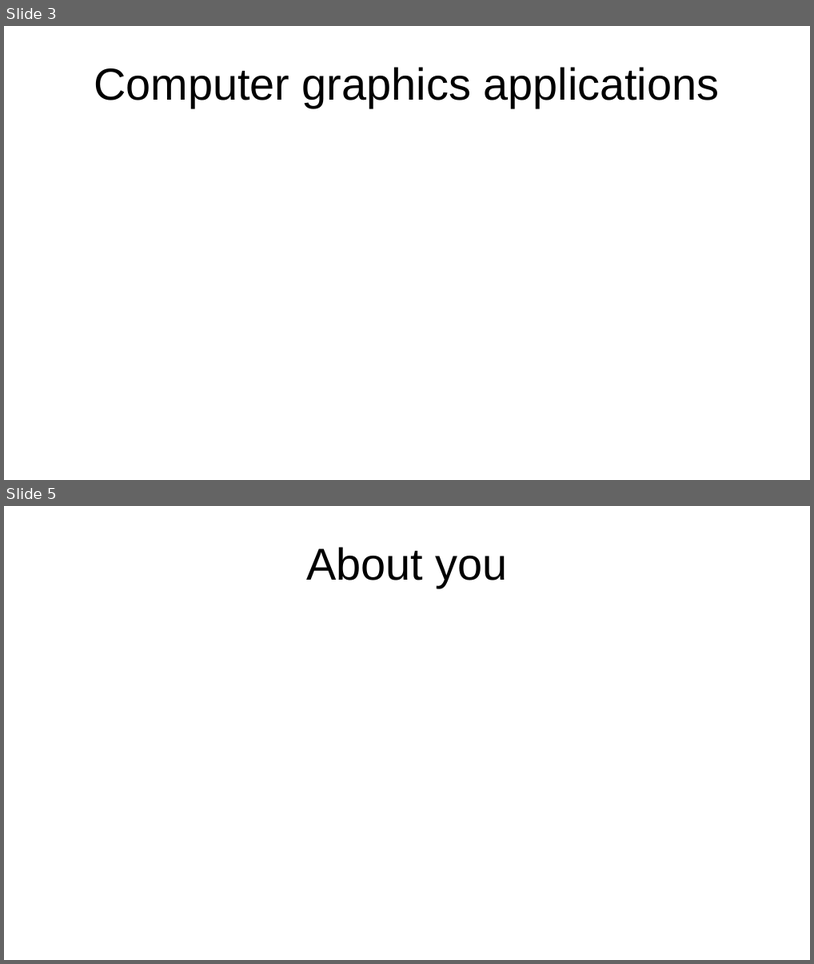
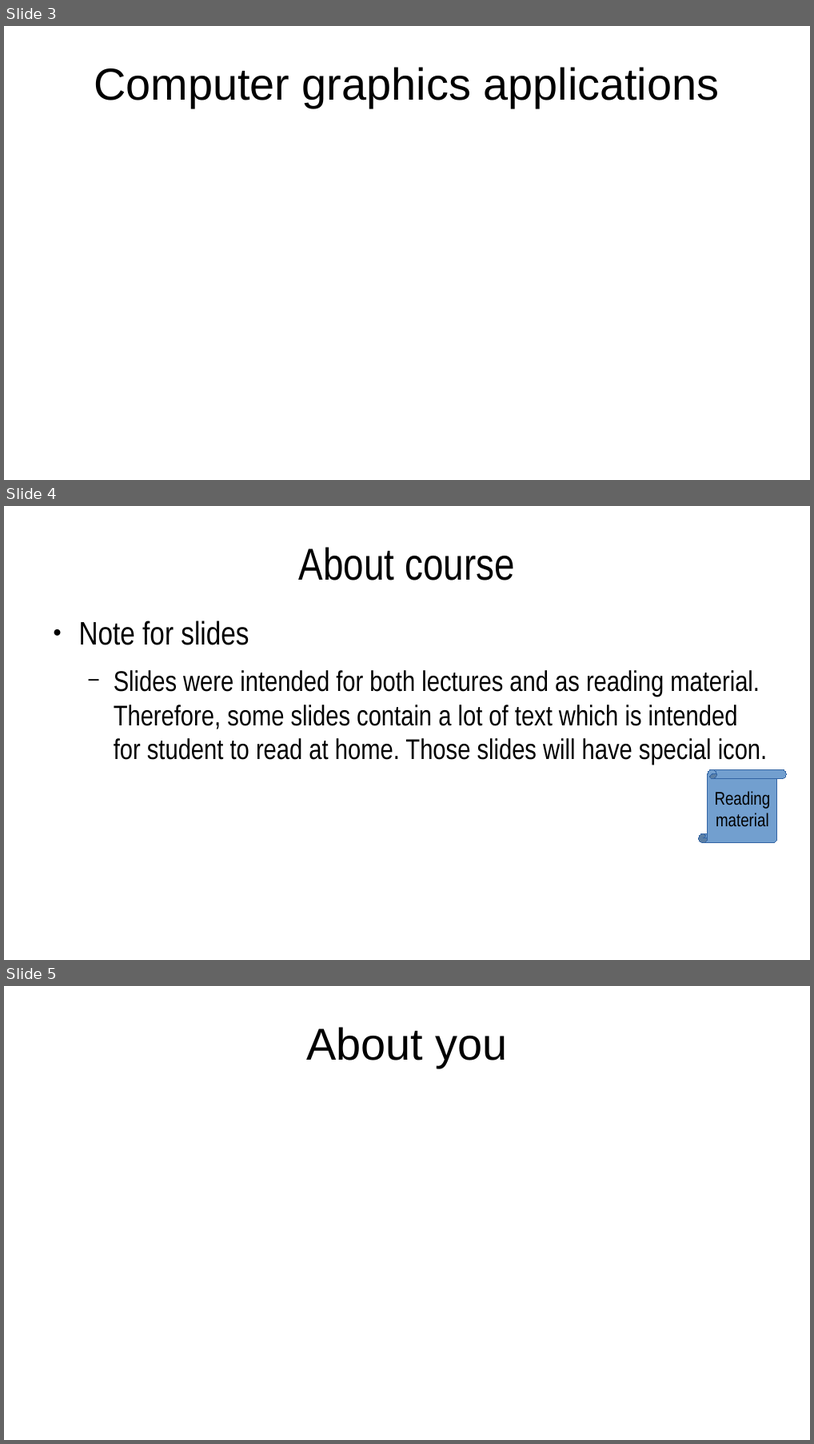
Before and after one commit to lorentzo/IntroductionToComputerGraphics, a slide deck: lectures/1_introduction/introduction.odp. Shown one above the other, each under a label of ours: slides 3 and 5 before the commit, slides 3, 4 and 5 after it; the slides between them are not shown. The pictures are 814x964 and 814x1444 pixels, drawn with LibreOffice and Linux fonts; fonts in the diff are those of the drawing. Boxes give left, top, right and bottom in pixels: in the first picture for what was removed or moved away, otherwise in the second. Text is boxed around its words. In the diff, an @@ line names an element or a change of style, - is before the commit and + after.

```diff
--- a/lectures/1_introduction/introduction.odp
+++ b/lectures/1_introduction/introduction.odp
@@ slide 4 added at [4,506,810,960], background #FFFFFF @@
@@ title added at [299,547,514,580], 44 pt, text #000000 @@
+About course
@@ text added at [79,620,768,764], 28 pt, text #000000 @@
+● Note for slides
+  − Slides were intended for both lectures and as reading material. Therefore, some slides contain a lot of text which is intended for student to read at home. Those slides will have special icon.
@@ vertical scroll added at [699,769,787,843], fill #729FCF, outline #3465A4 0 pt, 18 pt, text #000000 @@
+Reading
+material
```
Also in this commit, not shown: 1 slide removed, 2 other files.
